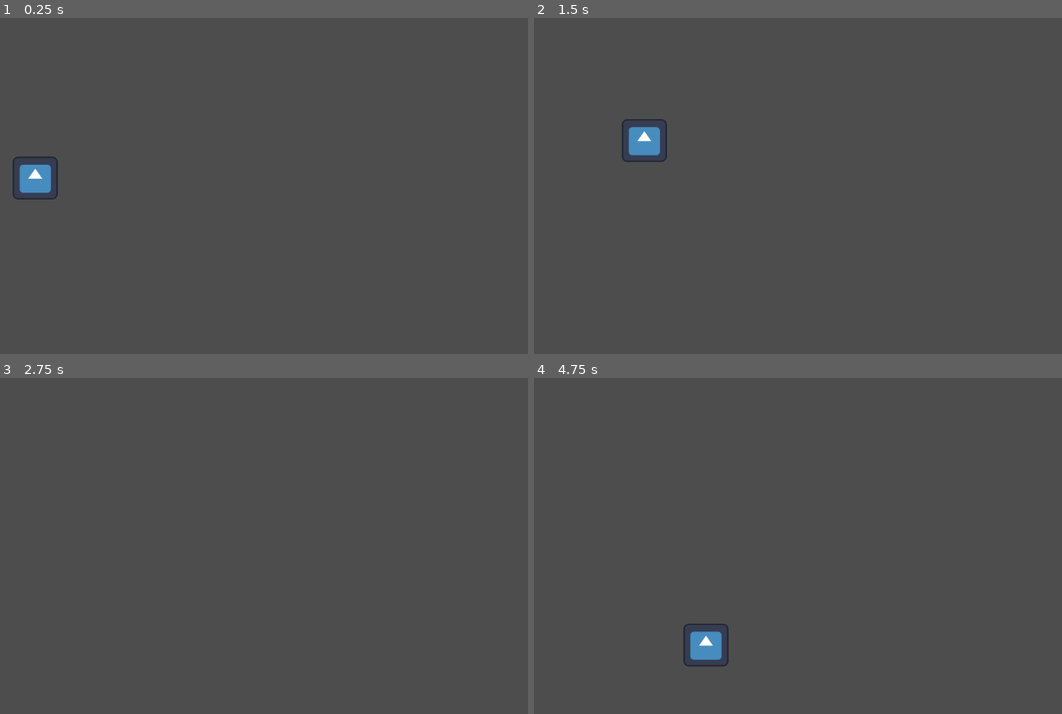
Above: before the commit, frames 1-4 (two rows, left to right).
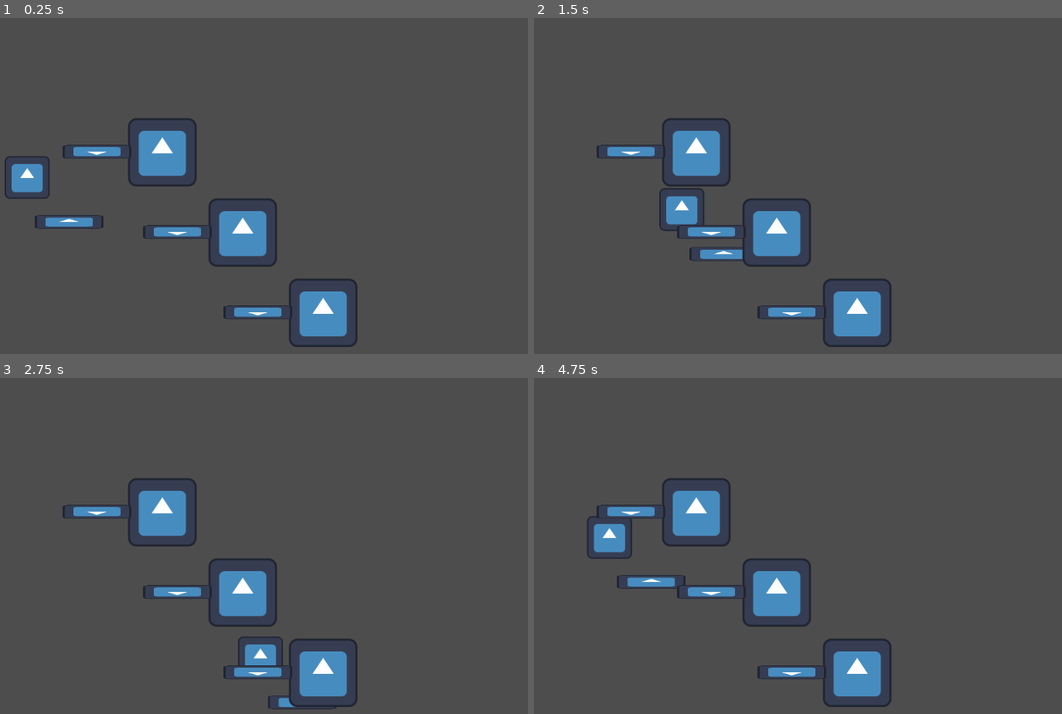
Above: after the commit, the same moments.

Repository: Tyger8540/substance-zero
Game: Godot game, scene res://scenes/world.tscn
Two runs of this game, one before a commit and one after it. Both use one fixed random seed, a clock stepped at 60 frames per second and the inputs below. The engine's default icon, where the game draws it, is replaced by a stand-in: a white triangle on a blue panel in a dark square.
Inputs:
- Up to frame 1 (0.25 s): no input
- Up to frame 2 (1.5 s): tap Enter at 0.5 s; hold D (move_right) 0.53-1.28 s; hold Space (attack) 0.53-1.28 s; tap 1 (melee, bound only after the commit) at 0.8, 1.35 s; hold S (move_down) from 1.28 s (still down)
- Up to frame 3 (2.75 s): tap 2 (primary, bound only after the commit) at 1.55, 2.1 s; release S (move_down) at 2.03 s; hold D (move_right) from 2.03 s (still down); hold Space (attack) from 2.03 s (still down)
- Up to frame 4 (4.75 s): release D (move_right) at 2.78 s; release Space (attack) at 2.78 s; hold W (move_up) 2.78-3.53 s; tap Space (attack) at 2.85, 4.55 s; tap 1 (melee, bound only after the commit) at 3.05, 3.6 s; hold A (move_left) from 3.53 s (still down); tap 2 (primary, bound only after the commit) at 3.8, 4.35 s

The runs differ from the first frame. In frame 1, 6.4% of the frame differs, in the area x 0-68%, y 29-98%; in frame 2, 6.9%; in frame 3, 6.2%; in frame 4, 7.2%, in the area x 10-68%, y 29-98%.

Commit message:
added hitboxes, hurtboxes, enemy manager, melee, and projectiles
-added hitboxes and hurtboxes following exercise 1
-added hurtbox command to move hurtboxes like moving characters
-added an enemy manager to spawn and move enemies
-added a melee weapon following exercise 1
-added projectiles following exercise 3

bugs:
-projectiles do not work if they go off screen
-hurtbox on_area_entered function does not work

need to work on:
-clearing all weapons before equipping a new one
-moving enemies towards the player
-making enemies attack
-respawning and despawning enemies
-making melee and projectile change directions as the character changes direction
-piercing projectile
-shield weapon
-hazards
-powerups

Diff:
--- a/substance-zero/project.godot
+++ b/substance-zero/project.godot
@@ -46,6 +46,16 @@
 "events": [Object(InputEventKey,"resource_local_to_scene":false,"resource_name":"","device":-1,"window_id":0,"alt_press …(191 unchanged characters)…
 ]
 }
+melee={
+"deadzone": 0.5,
+"events": [Object(InputEventKey,"resource_local_to_scene":false,"resource_name":"","device":-1,"window_id":0,"alt_pressed":false,"shift_pressed":false,"ctrl_pressed":false,"meta_pressed":false,"pressed":false,"keycode":0,"physical_keycode":49,"key_label":0,"unicode":49,"location":0,"echo":false,"script":null)
+]
+}
+primary={
+"deadzone": 0.5,
+"events": [Object(InputEventKey,"resource_local_to_scene":false,"resource_name":"","device":-1,"window_id":0,"alt_pressed":false,"shift_pressed":false,"ctrl_pressed":false,"meta_pressed":false,"pressed":false,"keycode":0,"physical_keycode":50,"key_label":0,"unicode":50,"location":0,"echo":false,"script":null)
+]
+}
 
 [rendering]
 
--- a/substance-zero/scenes/cutscene_trigger.tscn
+++ b/substance-zero/scenes/cutscene_trigger.tscn
@@ -6,11 +6,11 @@
 size = Vector2(112, 91)
 
 [node name="CutsceneTrigger" type="Area2D"]
-position = Vector2(148, 118)
+position = Vector2(276, 175)
 script = ExtResource("1_ucqmf")
 
 [node name="CollisionShape2D" type="CollisionShape2D" parent="."]
-position = Vector2(46, 35.5)
+position = Vector2(1, 1)
 shape = SubResource("RectangleShape2D_miqav")
 
 [connection signal="body_entered" from="." to="." method="_on_body_entered"]
--- /dev/null
+++ b/substance-zero/scenes/enemy.tscn
@@ -0,0 +1,37 @@
+[gd_scene load_steps=7 format=3 uid="uid://62yle7rudjmu"]
+
+[ext_resource type="Script" path="res://scripts/enemy.gd" id="1_1fc0o"]
+[ext_resource type="Texture2D" uid="uid://cmkf7by3u3svm" path="res://icon.svg" id="1_h2ykf"]
+[ext_resource type="Script" path="res://scripts/hitbox.gd" id="3_5soux"]
+[ext_resource type="PackedScene" uid="uid://bm5hln0tn5ulp" path="res://scenes/weapons/melee.tscn" id="4_hfjpy"]
+
+[sub_resource type="RectangleShape2D" id="RectangleShape2D_5msa0"]
+size = Vector2(136.5, 137.5)
+
+[sub_resource type="RectangleShape2D" id="RectangleShape2D_opmpf"]
+size = Vector2(136.375, 139.25)
+
+[node name="Enemy" type="CharacterBody2D"]
+position = Vector2(378, 118)
+collision_layer = 0
+collision_mask = 0
+script = ExtResource("1_1fc0o")
+
+[node name="CollisionShape2D" type="CollisionShape2D" parent="."]
+position = Vector2(3, -2)
+shape = SubResource("RectangleShape2D_5msa0")
+
+[node name="HitBox" type="Area2D" parent="."]
+script = ExtResource("3_5soux")
+
+[node name="CollisionShape2D" type="CollisionShape2D" parent="HitBox"]
+position = Vector2(3.8125, -3.625)
+shape = SubResource("RectangleShape2D_opmpf")
+
+[node name="Sprite2D" type="Sprite2D" parent="."]
+position = Vector2(3, -1)
+texture = ExtResource("1_h2ykf")
+
+[node name="Melee" parent="." instance=ExtResource("4_hfjpy")]
+position = Vector2(-120, -1)
+rotation = -3.14159
--- a/substance-zero/scenes/player.tscn
+++ b/substance-zero/scenes/player.tscn
@@ -1,19 +1,34 @@
-[gd_scene load_steps=4 format=3 uid="uid://dxb8g0cbxxokj"]
+[gd_scene load_steps=7 format=3 uid="uid://dxb8g0cbxxokj"]
 
 [ext_resource type="Texture2D" uid="uid://cmkf7by3u3svm" path="res://icon.svg" id="1_4t86x"]
 [ext_resource type="Script" path="res://scripts/player.gd" id="1_e0wdy"]
+[ext_resource type="Script" path="res://scripts/hitbox.gd" id="2_ka8on"]
+[ext_resource type="PackedScene" uid="uid://bm5hln0tn5ulp" path="res://scenes/weapons/melee.tscn" id="3_ehish"]
 
 [sub_resource type="RectangleShape2D" id="RectangleShape2D_8pot3"]
 size = Vector2(88, 87.75)
 
+[sub_resource type="RectangleShape2D" id="RectangleShape2D_dfmt4"]
+size = Vector2(100, 109)
+
 [node name="Player" type="CharacterBody2D"]
+position = Vector2(132, 113)
 script = ExtResource("1_e0wdy")
 
+[node name="CollisionShape2D" type="CollisionShape2D" parent="."]
+shape = SubResource("RectangleShape2D_8pot3")
+
+[node name="HitBox" type="Area2D" parent="."]
+script = ExtResource("2_ka8on")
+
+[node name="CollisionShape2D" type="CollisionShape2D" parent="HitBox"]
+position = Vector2(-4, 0)
+shape = SubResource("RectangleShape2D_dfmt4")
+
 [node name="Sprite2D" type="Sprite2D" parent="."]
-position = Vector2(110, 90)
+position = Vector2(1, 1)
 scale = Vector2(0.65625, 0.625)
 texture = ExtResource("1_4t86x")
 
-[node name="CollisionShape2D" type="CollisionShape2D" parent="."]
-position = Vector2(109, 91.125)
-shape = SubResource("RectangleShape2D_8pot3")
+[node name="Melee" parent="." instance=ExtResource("3_ehish")]
+position = Vector2(80, 83)
--- a/substance-zero/scenes/weapons/melee.tscn
+++ b/substance-zero/scenes/weapons/melee.tscn
@@ -1,18 +1,20 @@
-[gd_scene load_steps=3 format=3 uid="uid://bm5hln0tn5ulp"]
+[gd_scene load_steps=4 format=3 uid="uid://bm5hln0tn5ulp"]
 
+[ext_resource type="Script" path="res://scripts/weapons/melee.gd" id="1_esasu"]
 [ext_resource type="Texture2D" uid="uid://cmkf7by3u3svm" path="res://icon.svg" id="1_mpplt"]
 
 [sub_resource type="RectangleShape2D" id="RectangleShape2D_phv83"]
-size = Vector2(140, 34)
+size = Vector2(117, 34)
 
 [node name="Melee" type="Area2D"]
-position = Vector2(266, 146)
+position = Vector2(92, 60)
+script = ExtResource("1_esasu")
 
 [node name="Sprite2D" type="Sprite2D" parent="."]
-position = Vector2(0, -51)
+position = Vector2(-1, 1)
 scale = Vector2(1, 0.203125)
 texture = ExtResource("1_mpplt")
 
 [node name="CollisionShape2D" type="CollisionShape2D" parent="."]
-position = Vector2(0, -53)
+position = Vector2(7, 1)
 shape = SubResource("RectangleShape2D_phv83")
--- a/substance-zero/scenes/weapons/projectile.tscn
+++ b/substance-zero/scenes/weapons/projectile.tscn
@@ -1,12 +1,14 @@
-[gd_scene load_steps=3 format=3 uid="uid://6ojmg1b6x7nd"]
+[gd_scene load_steps=4 format=3 uid="uid://6ojmg1b6x7nd"]
 
 [ext_resource type="Texture2D" uid="uid://cmkf7by3u3svm" path="res://icon.svg" id="1_7k306"]
+[ext_resource type="Script" path="res://scripts/weapons/projectile.gd" id="1_eubg7"]
 
 [sub_resource type="RectangleShape2D" id="RectangleShape2D_704ha"]
 size = Vector2(65, 11)
 
 [node name="Projectile" type="Area2D"]
 position = Vector2(70, 54)
+script = ExtResource("1_eubg7")
 
 [node name="Sprite2D" type="Sprite2D" parent="."]
 position = Vector2(22, -4.25)
--- a/substance-zero/scenes/world.tscn
+++ b/substance-zero/scenes/world.tscn
@@ -1,21 +1,27 @@
-[gd_scene load_steps=4 format=3 uid="uid://b05vmja2pmstv"]
+[gd_scene load_steps=5 format=3 uid="uid://b05vmja2pmstv"]
 
 [ext_resource type="Script" path="res://scripts/cutscene_manager.gd" id="1_gw17q"]
 [ext_resource type="PackedScene" uid="uid://dxb8g0cbxxokj" path="res://scenes/player.tscn" id="1_rsd14"]
 [ext_resource type="PackedScene" uid="uid://bs77ldrtjm7f0" path="res://scenes/cutscene_trigger.tscn" id="3_umxqw"]
+[ext_resource type="Script" path="res://scripts/enemy_manager.gd" id="4_5p6fg"]
 
 [node name="World" type="Node"]
 script = ExtResource("1_gw17q")
 
 [node name="Player" parent="." instance=ExtResource("1_rsd14")]
-position = Vector2(123, 209)
+position = Vector2(217, 297)
 
 [node name="ProjectileSpawn" type="Node2D" parent="."]
+position = Vector2(217, 297)
 
 [node name="EnemySpawn" type="Node2D" parent="."]
+position = Vector2(217, 297)
 
 [node name="CutsceneTrigger" parent="." instance=ExtResource("3_umxqw")]
-position = Vector2(487, 271)
+position = Vector2(1034, 300)
 
 [node name="CutsceneManager" type="Node" parent="."]
 script = ExtResource("1_gw17q")
+
+[node name="EnemyManager" type="Node" parent="."]
+script = ExtResource("4_5p6fg")
--- a/substance-zero/scripts/character.gd
+++ b/substance-zero/scripts/character.gd
@@ -1,13 +1,13 @@
+# modified from exercise 1
 class_name Character
 extends CharacterBody2D
 
 enum Weapons {
 	MELEE,
 	LASER_GUN,
-	CHARGE_GUN
+	PIERCING_GUN
 }
 
-# modified from exercise 1
 enum Facing {
 	LEFT,
 	RIGHT,
@@ -15,12 +15,21 @@
 	DOWN
 }
 
-const _DEFAULT_HEALTH = 100.0
-const _DEFAULT_SPEED = 300.0
+# stats
+const _DEFAULT_HEALTH:float = 100.0
+const _DEFAULT_SPEED:float = 300.0
+const _DEFAULT_LENGTH:float = 10.0
+const _DEFAULT_DAMAGE:float = 10.0
 @export var health:float = _DEFAULT_HEALTH
 @export var speed:float = _DEFAULT_SPEED
 @export var level:int = 0
-var weapon:int = Weapons.MELEE
+
+@export var projectile_offset_x:float = 100.0
+
+# inventory
+var melee_weapon:Melee
+var primary_weapon:int
+var weapons:Array[Weapons]
 var powerups:Array[int]
 
 # commands from exercise 1 along with some new commands
@@ -35,6 +44,46 @@
 var attack:Command
 var idle:Command
 
+# from exercise 1
+var attacking:bool = false
+var facing:Facing = Facing.RIGHT
+
+# from exercise 3
+@onready var projectile = load("res://scenes/weapons/projectile.tscn")
+@onready var projectile_spawn = $"../ProjectileSpawn"
+
+# from exercise 1
+func take_damage(damage:float) -> void:
+	health -= damage
+	if health < 0.0:
+		health = 0.0
+
+
+func clear_weapons() -> void:
+	#for weapon in weapons:
+		# disable collision
+		# make invisible
+	for child in get_children():
+		if child.name == "Melee":
+			child.collision_layer = 0
+			child.collision_mask = 0
+	pass
+
+
+func equip_melee(length:float=_DEFAULT_LENGTH, damage:float=_DEFAULT_DAMAGE) -> void:
+	# clear other weapons
+	for child in get_children():
+		if child.name == "Melee":
+			child.length = length
+			child.damage = damage
+			child.collision_layer = 8
+			child.collision_mask = 0
+
+
+func equip_primary(_length:float=_DEFAULT_LENGTH, _damage:float=_DEFAULT_DAMAGE) -> void:
+	clear_weapons()
+	primary_weapon = Weapons.LASER_GUN
+
 
 func _ready():
 	pass
--- a/substance-zero/scripts/commands/attack.gd
+++ b/substance-zero/scripts/commands/attack.gd
@@ -1,8 +1,21 @@
-# for now, from exercise 1
+# modified from exercise 1
 class_name AttackCommand
 extends Command
 
 
-func execute(_character:Character) -> Status:
-	print('attacked')
+func execute(character:Character) -> Status:
+	character.attacking = true
+	if character.primary_weapon == character.Weapons.LASER_GUN:
+		# modified from exercise 3
+		var new_projectile:Projectile = character.projectile.instantiate() as Projectile
+		character.projectile_spawn.add_child(new_projectile)
+
+		# set position of projectile
+		new_projectile.global_position = character.global_position
+		new_projectile.global_position.x += character.projectile_offset_x
+
+		# handle direction
+		if character.facing == character.Facing.RIGHT:
+			new_projectile.facing = HurtBox.Facing.RIGHT
+
 	return Status.DONE
--- /dev/null
+++ b/substance-zero/scripts/commands/cardinal_directions/move_hurtbox_right_command.gd
@@ -0,0 +1,7 @@
+# modified from exercise 1
+class_name MoveHurtBoxRightCommand
+extends HurtBoxCommand
+
+
+func execute(hurtbox: HurtBox) -> void:
+	hurtbox.global_position.x += hurtbox.speed
--- a/substance-zero/scripts/commands/command.gd
+++ b/substance-zero/scripts/commands/command.gd
@@ -7,5 +7,6 @@
 	ERROR
 }
 
+
 func execute(_character: Character) -> Status:
 	return Status.ERROR
--- /dev/null
+++ b/substance-zero/scripts/commands/hurtbox_command.gd
@@ -0,0 +1,6 @@
+# modified from exercise 1
+class_name HurtBoxCommand
+
+
+func execute(_hurtbox: HurtBox) -> void:
+	return
--- a/substance-zero/scripts/cutscene_manager.gd
+++ b/substance-zero/scripts/cutscene_manager.gd
@@ -3,7 +3,7 @@
 extends Node
 
 
-var player_cmd_list : Array[Command]
+var player_cmd_list:Array[Command]
 
 var command_status:Command.Status
 var _cutscene_played:bool = false
--- /dev/null
+++ b/substance-zero/scripts/enemy.gd
@@ -0,0 +1,6 @@
+class_name Enemy
+extends Character
+
+
+func _physics_process(delta):
+	super(delta)
--- /dev/null
+++ b/substance-zero/scripts/enemy_manager.gd
@@ -0,0 +1,56 @@
+# modified from exercise 1
+class_name EnemyManager
+extends Node
+
+@export var max_enemies:int = 3
+
+# offset relative to the player
+@export var _enemy_offset_x = 250.0
+@export var _enemy_offset_y = -45.0
+
+# offset relative to a nearby enemy
+@export var _offset_x = 150.0
+@export var _offset_y = 150.0
+
+var _enemies:Array[Enemy]
+
+# from exercise 1
+@onready var _player = $"../Player"
+
+# from exercise 3
+@onready var _enemy_spawn = $"../EnemySpawn"
+@onready var _enemy:PackedScene = load("res://scenes/enemy.tscn")
+
+
+func spawn_enemies() -> void:
+	# modified from exercise 3
+
+	# initialize new enemy
+	var new_enemy:Enemy = _enemy.instantiate() as Enemy
+
+	# add to enemy to enemy spawn node and enemy array
+	_enemy_spawn.add_child(new_enemy)
+	_enemies.append(new_enemy)
+
+	# equip a weapon for the enemy
+	new_enemy.equip_melee()
+
+	# set enemy's position relative to the player
+	new_enemy.global_position.x = _player.global_position.x + _enemy_offset_x
+	new_enemy.global_position.y = _player.global_position.y + _enemy_offset_y
+
+	# make sure enemy does not overlap with another enemy
+	_enemy_offset_x += _offset_x
+	_enemy_offset_y += _offset_y
+
+
+func move_enemies() -> void:
+	print('moving enemies')
+
+
+func _physics_process(_delta):
+	if _player.health > 0.0 and len(_enemies) < max_enemies:
+		spawn_enemies()
+
+	#if len(_enemy_spawn.get_children()) > 0:
+		#move_enemies()
--- /dev/null
+++ b/substance-zero/scripts/hitbox.gd
@@ -0,0 +1,29 @@
+# modified from exercise 1
+class_name HitBox
+extends Area2D
+
+
+@export var damage:float = 10.0
+
+
+func _init() -> void:
+	collision_layer = 0
+	collision_mask = 8
+	area_entered.connect(_on_area_entered)
+
+
+func _on_area_entered(hurtbox:HurtBox) -> void:
+
+	if hurtbox.name == "Projectile":
+		print("projectile hit")
+		hurtbox.queue_free()
+		return
+
+	# if more than one projectile is on the screen then the name is @Area2D@i where i is an integer
+
+	if owner.has_method("take_damage") and hurtbox.get_owner().attacking:
+		owner.take_damage(damage)
+		print(owner.name)
+		print("took damage")
+		print(owner.health)
+		print()
--- /dev/null
+++ b/substance-zero/scripts/hurtbox.gd
@@ -0,0 +1,33 @@
+# modified from exercise 1
+class_name HurtBox
+extends Area2D
+
+enum Facing {
+	LEFT,
+	RIGHT,
+	UP,
+	DOWN
+}
+
+var facing:Facing = Facing.RIGHT
+
+# commmands
+var move_right:HurtBoxCommand
+var move_left:HurtBoxCommand
+var move_up:HurtBoxCommand
+var move_down:HurtBoxCommand
+
+# stats
+var length:float
+var damage:float
+var speed:float = 50.0
+
+
+func _init() -> void:
+	collision_layer = 8
+	collision_mask = 0
+	area_entered.connect(_on_area_entered)
+
+
+func _on_area_entered(_hitbox:HitBox) -> void:
+	return
--- a/substance-zero/scripts/player.gd
+++ b/substance-zero/scripts/player.gd
@@ -1,9 +1,8 @@
 class_name Player
 extends Character
 
-# bind_player_input_commands(), unbind_player_input_commands(), and execute() commands are from exercise 1
 
-
+# from exercise 1
 func bind_player_input_commands() -> void:
 	move_up_left = MoveUpLeftCommand.new()
 	move_up_right = MoveUpRightCommand.new()
@@ -16,7 +15,7 @@
 	attack = AttackCommand.new()
 	idle = IdleCommand.new()
 
-
+# from exercise 1
 func unbind_player_input_commands() -> void:
 	move_up_left = Command.new()
 	move_up_right = Command.new()
@@ -32,13 +31,24 @@
 
 func _ready():
 	bind_player_input_commands()
+	#equip_melee()
 
 
+# modified from exercise 1
+# execute() commands are from exercise 1
 func _physics_process(delta):
 
-	# handle attack
-	if Input.is_action_pressed("attack"):
+	# handle equipping weapons
+	if Input.is_action_just_pressed("melee"):
+		print("equipping melee")
+		#equip_melee()
+	elif Input.is_action_just_pressed("primary"):
+		equip_primary()
+
+	if Input.is_action_just_pressed("attack"):
 		attack.execute(self)
+	elif Input.is_action_just_released("attack"):
+		attacking = false
 
 	# handle movement
 	if Input.is_action_pressed("move_up") and Input.is_action_pressed("move_left"):
--- /dev/null
+++ b/substance-zero/scripts/weapons/melee.gd
@@ -0,0 +1,2 @@
+class_name Melee
+extends HurtBox
--- /dev/null
+++ b/substance-zero/scripts/weapons/projectile.gd
@@ -0,0 +1,29 @@
+# modified from exercise 1
+class_name Projectile
+extends HurtBox
+
+
+func bind_commands() -> void:
+	#move_left = MoveHurtBoxLeftCommand.new()
+	move_right = MoveHurtBoxRightCommand.new()
+	#move_up = MoveHurtBoxUpCommand.new()
+	#move_down = MoveHurtBoxDownCommand.new()
+
+
+func _ready():
+	bind_commands()
+
+
+func _physics_process(_delta):
+	# fire projectile in the direction that the character is facing
+	#if facing == Facing.LEFT:
+		#move_left.execute(self)
+	#elif facing == Facing.RIGHT:
+		#move_right.execute(self)
+	#elif facing == Facing.UP:
+		#move_up.execute(self)
+	#elif facing == Facing.DOWN:
+		#move_down.execute(self)
+
+	if facing == Facing.RIGHT:
+		move_right.execute(self)
